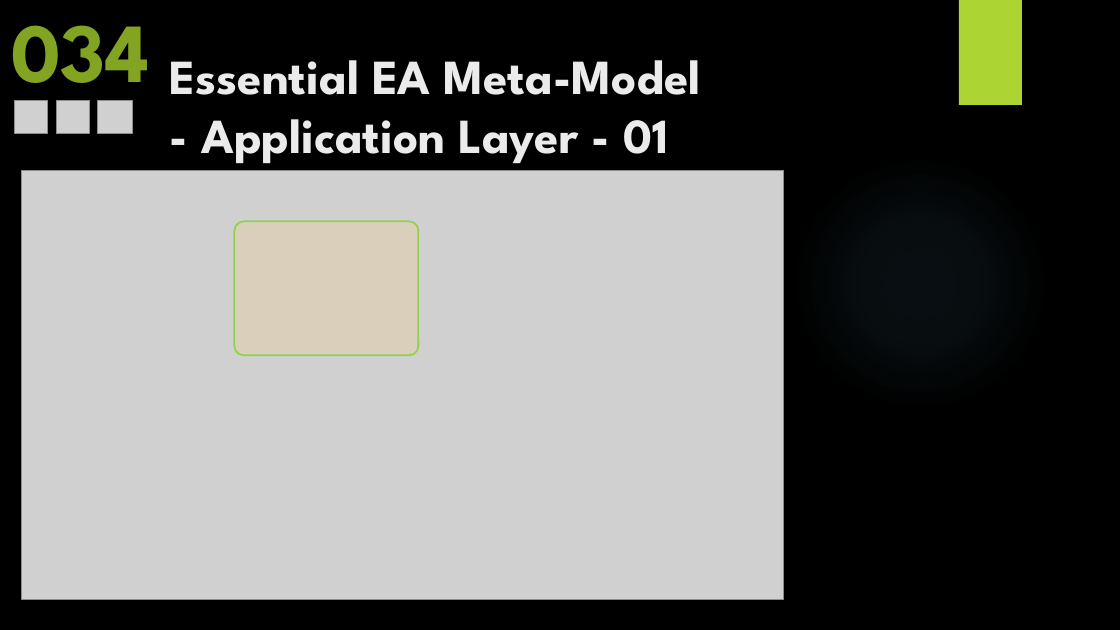
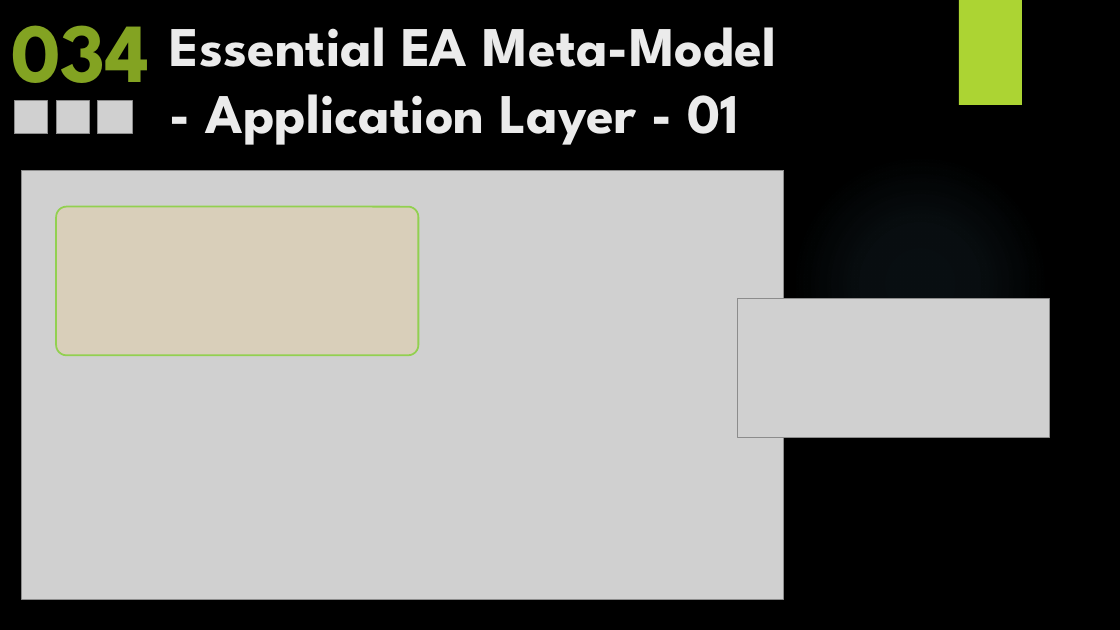
Before and after one commit to yasenstar/EA_MetaModel, a slide deck: slide 57 of Master_EAS_Meta-Model.pptx (slide 56 before the commit). Drawn at 1120x630 pixels with LibreOffice and Linux fonts; fonts in the diff are those of the drawing; grey boxes stand for pictures; background and template pictures are left out. Boxes give left, top, right and bottom in pixels: in the first picture for what was removed or moved away, otherwise in the second. Text is boxed around its words. In the diff, an @@ line names an element or a change of style, - is before the commit and + after.

Commit message:
update with adding Essential Metamodel images

```diff
--- a/Master_EAS_Meta-Model.pptx
+++ b/Master_EAS_Meta-Model.pptx
@@ title "Essential EA Meta-Model - Application ...": place and size @@
-title "Essential EA Meta-Model - Application ..." at bbox=[170, 60, 701, 164]
+title "Essential EA Meta-Model - Application ..." at bbox=[170, 27, 776, 145]
@@ title "Essential EA Meta-Model - Application ..." at bbox=[170, 27, 776, 145]: size 42 to 48 pt; vertical alignment top to middle @@
@@ rounded rectangle: place and size @@
-rounded rectangle at bbox=[234, 221, 418, 355]
+rounded rectangle at bbox=[56, 207, 418, 355]
@@ picture added at bbox=[738, 299, 1050, 438] @@
```
Also in this commit, not shown: 3 slides added, 8 other files.
